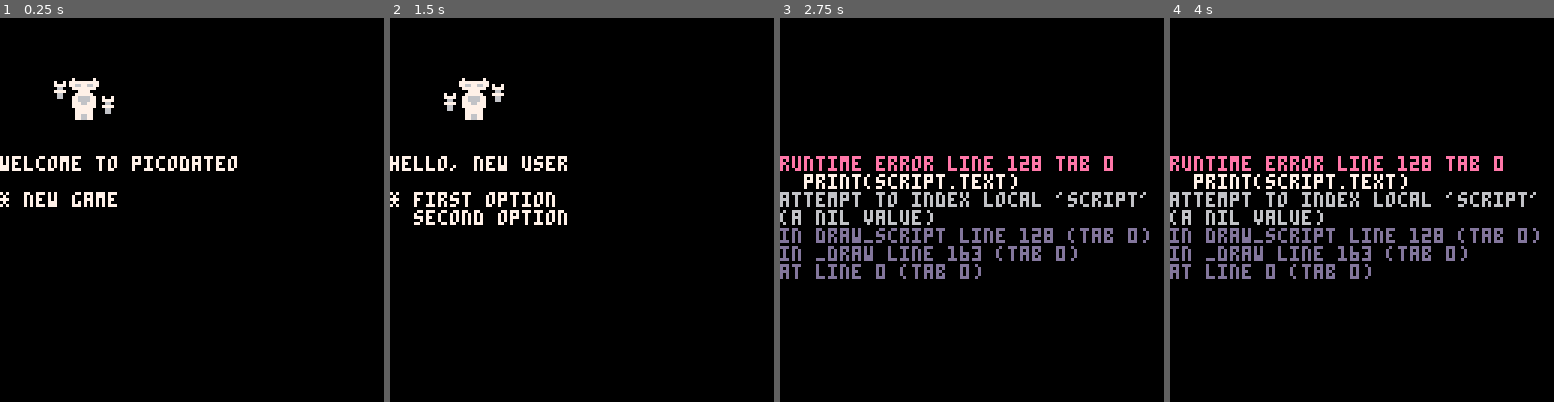
Above: before the commit, frames 1-4 (left to right).
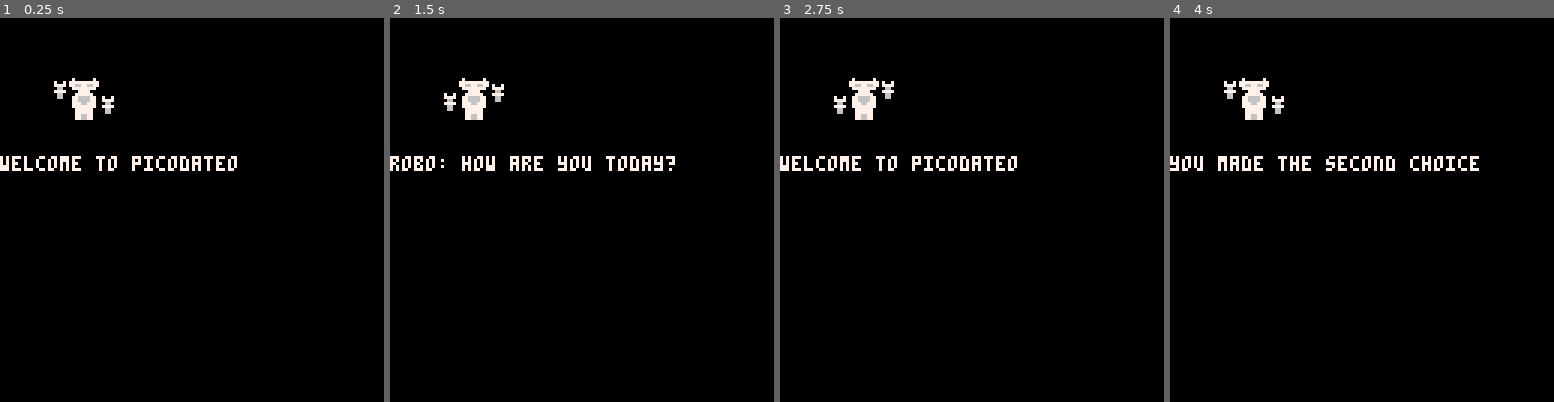
Above: after the commit, the same moments.

Repository: thirdtruck/picodateo
Game: PICO-8 cartridge picodateo.p8
The game is run twice, just before and just after one commit, with the same random seed, the same clock (stepped at 60 frames per second) and the same inputs.
Inputs:
- Up to frame 1 (0.25 s): no input
- Up to frame 2 (1.5 s): tap X (X key) at 0.33, 1.07 s; tap O (Z key) at 0.7 s
- Up to frame 3 (2.75 s): hold Right 1.6-2.1 s; tap O (Z key) at 1.7, 2.1, 2.5 s; tap X (X key) at 1.85 s; hold Up 2.15-2.42 s; hold Right from 2.47 s (still down)
- Up to frame 4 (4 s): tap O (Z key) at 2.9, 3.3, 3.7 s; tap X (X key) at 2.97 s; release Right at 3.03 s; hold Left 3.08-3.58 s; hold Down 3.63-3.97 s

The runs differ from the first frame. In frame 1, 0.5% of the frame differs, in the area x 0-31%, y 45-50%; in frame 2, 2.5%; in frame 3, 8.8%; in frame 4, 8.9%, in the area x 0-97%, y 15-68%.
Error before the commit: runtime error line 128 tab 0; print(script.text); attempt to index local 'script' (a nil value)

Commit message:
Refactor script data structure in anticipation of importing scripts as bytecode.

Diff:
--- a/picodateo.p8
+++ b/picodateo.p8
@@ -44,32 +44,29 @@
   }
 }
 
-script_start = {
-  text = "welcome to picodateo",
-  options = {
-    {
-      text = "new game",
-      script = {
-        text = "hello, new user",
+scenes = {
+  first_choice = {
+    type = "narration",
+    text = "you made the first choice",
+    go_to = "script_start"
+  },
+  second_choice = {
+    type = "narration",
+    text = "you made the second choice",
+    go_to = "script_start"
+  },
+  script_start = {
+    type = "narration",
+    text = "welcome to picodateo",
+    next = {
+      type = "speech",
+      speaker = "robo",
+      text = "how are you today?",
+      next = {
+        type = "choice",
         options = {
-          {
-            text = "first option",
-            script = {
-              text = "you've chosen the first option",
-              options = {
-                { text = "third option" }
-              }
-            }
-          },
-          {
-            text = "second option",
-            script = {
-              text = "you've chosen the second option",
-              options = {
-                { text = "fourth option" }
-              }
-            }
-          }
+          { text = "first choice", go_to = "first_choice" },
+          { text = "second choice", go_to = "second_choice" }
         }
       }
     }
@@ -77,8 +74,9 @@
 }
 
 function _init()
-  choice = 1
-  current_script = script_start
+  current_option = 1
+  current_script = scenes.script_start
+  current_command = scenes.script_start
   current_avatar = avatars.dateo_robo
   current_hands = {
     left = {
@@ -95,19 +93,30 @@
 end
 
 function script_update(script)
-  if (btnp(key.up)) choice -= 1
-  if (btnp(key.down)) choice += 1
-
-  -- wrap around
-  if (choice > #(script.options)) then
-    choice = 1
-  elseif (choice < 1) then
-    choice = #(script.options)
-  end
-
-  if (btnp(key.a)) then
-    current_script = script.options[choice].script
-    choice = 1
+  if (current_command.type == "choice") then
+    if (btnp(key.up)) current_option -= 1
+    if (btnp(key.down)) current_option += 1
+
+    -- wrap around
+    if (current_option > #(current_command.options)) then
+      current_option = 1
+    elseif (current_option < 1) then
+      current_option = #(current_command.options)
+    end
+
+    if (btnp(key.a)) then
+      current_command = scenes[current_command.options[current_option].go_to]
+      current_option = 1
+    end
+  else
+    if (btnp(key.a)) then
+      if (current_command.go_to) then
+        current_command = scenes[current_command.go_to]
+      else
+        current_command = current_command.next
+      end
+      current_option = 1
+    end
   end
 end
 
@@ -128,16 +137,19 @@
   color(7)
 
   print("", menu_x, menu_y, menu_col)
-  print(script.text)
-  print("")
-
-  if(script.options ~= nil) then
-    i = 1
-    while i <= #(script.options) do
-      if i == choice then
-        print("* "..script.options[i].text)
+
+  if(current_command.type == "narration") then
+    print(current_command.text)
+  elseif(current_command.type == "speech") then
+    print(current_command.speaker..": "..current_command.text)
+  elseif(current_command.type == "choice") then
+    local i = 1
+    while i <= #(current_command.options) do
+      local option = current_command.options[i]
+      if i == current_option then
+        print("> "..option.text)
       else
-        print("  "..script.options[i].text)
+        print("  "..option.text)
       end
       i += 1
     end
